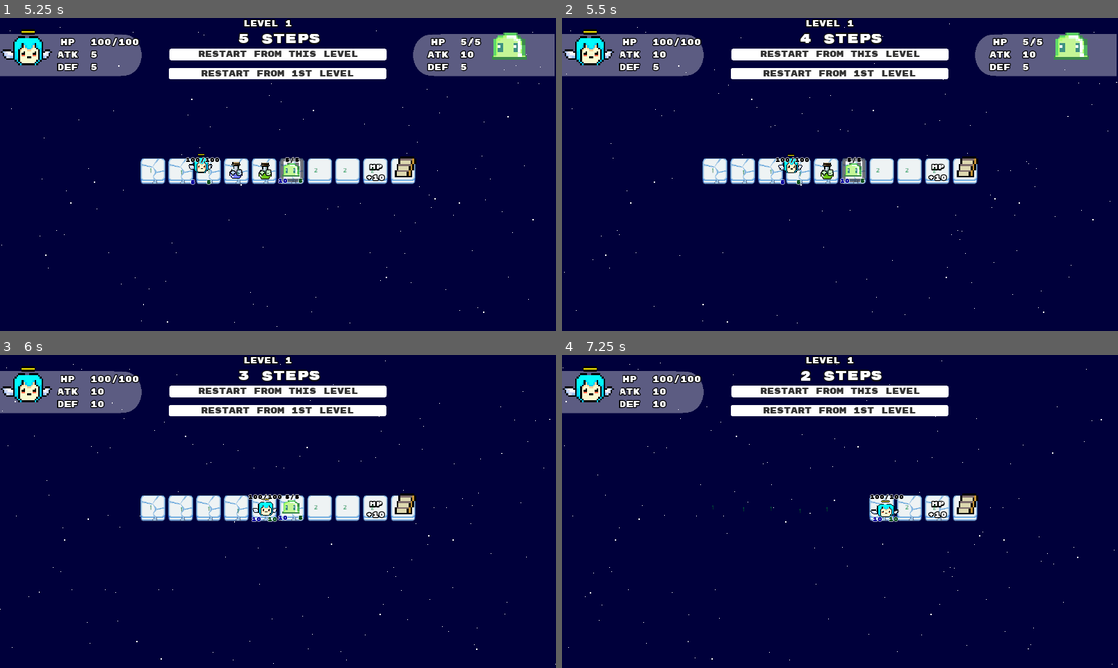
Above: before the commit, frames 1-4 (two rows, left to right).
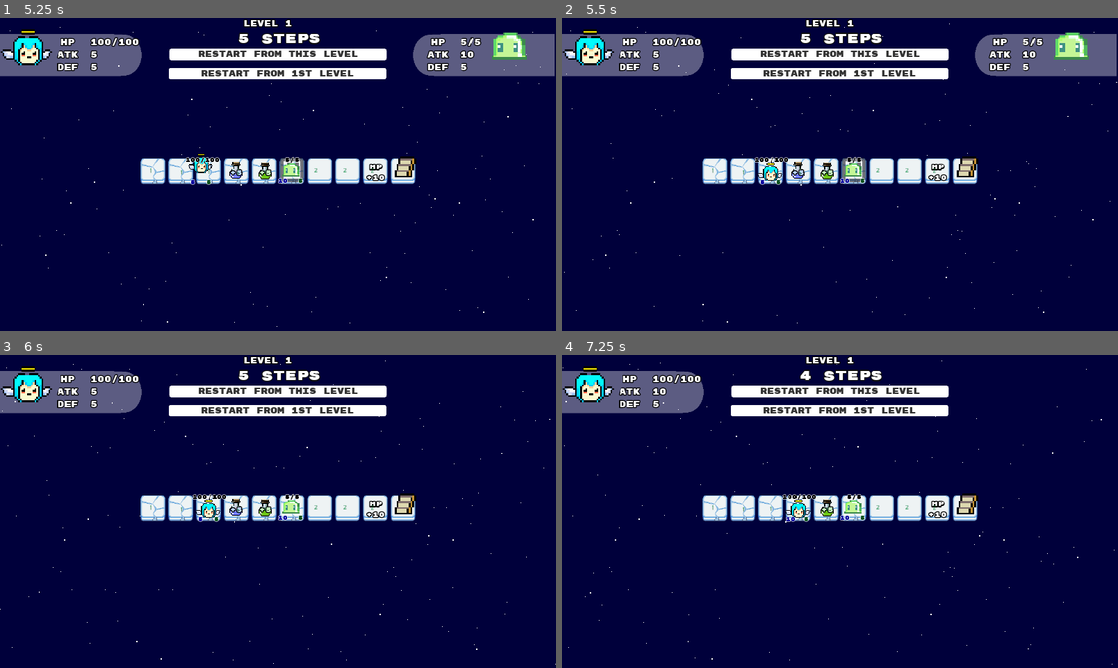
Above: after the commit, the same moments.

Repository: cle-cle-cle/Skys_the_Limit
Game: Godot game, scene res://game/code_source/levels/Level_0.tscn
Same seed, same stepped clock (60 frames per second), same inputs: the game is played once before the commit and once after it.
Inputs (mouse positions are in pixels of both pictures, inside the frame that each line leads up to):
- Up to frame 1 (5.25 s): click "Restart From This Level" at 0.5 s; click "Restart From This Level" at 1.25 s; click "Restart From This Level" at 2 s; click "Restart From 1st Level" at 2.75 s; click "Restart From 1st Level" at 3.5 s; click "Restart From 1st Level" at 4.25 s; tap Enter at 5, 5.1 s; move the mouse to (289, 168) at 5.02 s; hold D (game_right) from 5.03 s (still down)
- Up to frame 2 (5.5 s): keep holding D (game_right); tap Space at 5.27 s
- Up to frame 3 (6 s): move the mouse to (166, 527) at 5.77 s; release D (game_right) at 5.78 s; hold Down (game_down) from 5.78 s (still down); tap Enter at 5.85 s
- Up to frame 4 (7.25 s): tap Space at 6.02 s; move the mouse to (895, 442) at 6.52 s; release Down (game_down) at 6.53 s; hold D (game_right) from 6.53 s (still down); tap Enter at 6.6 s

Frame 1 is identical in both runs. In frame 2, 0.6% of the frame differs, in the area x 16-45%, y 4-54%; in frame 3, 0.7%; in frame 4, 2.7%, in the area x 16-70%, y 4-54%.

Commit message:
change to "is_action_just_pressed"

Diff:
--- a/game/code_source/pawns/actor.gd
+++ b/game/code_source/pawns/actor.gd
@@ -38,13 +38,13 @@
 	# Player Movement
 	var movement_dir := Vector2.ZERO
 
-	if Input.is_action_pressed("game_up"):
+	if Input.is_action_just_pressed("game_up"):
 		movement_dir.y = -1
-	elif Input.is_action_pressed("game_down"):
+	elif Input.is_action_just_pressed("game_down"):
 		movement_dir.y = 1
-	elif Input.is_action_pressed("game_left"):
+	elif Input.is_action_just_pressed("game_left"):
 		movement_dir.x = -1
-	elif Input.is_action_pressed("game_right"):
+	elif Input.is_action_just_pressed("game_right"):
 		movement_dir.x = 1
 
 #	if event is InputEventKey:
@@ -78,6 +78,7 @@
 
 func move_to(target_position):
 	set_process(false)
+	$AnimationPlayer.stop()
 	$AnimationPlayer.play("walk")
 
 	# Move the node to the target cell instantly,
